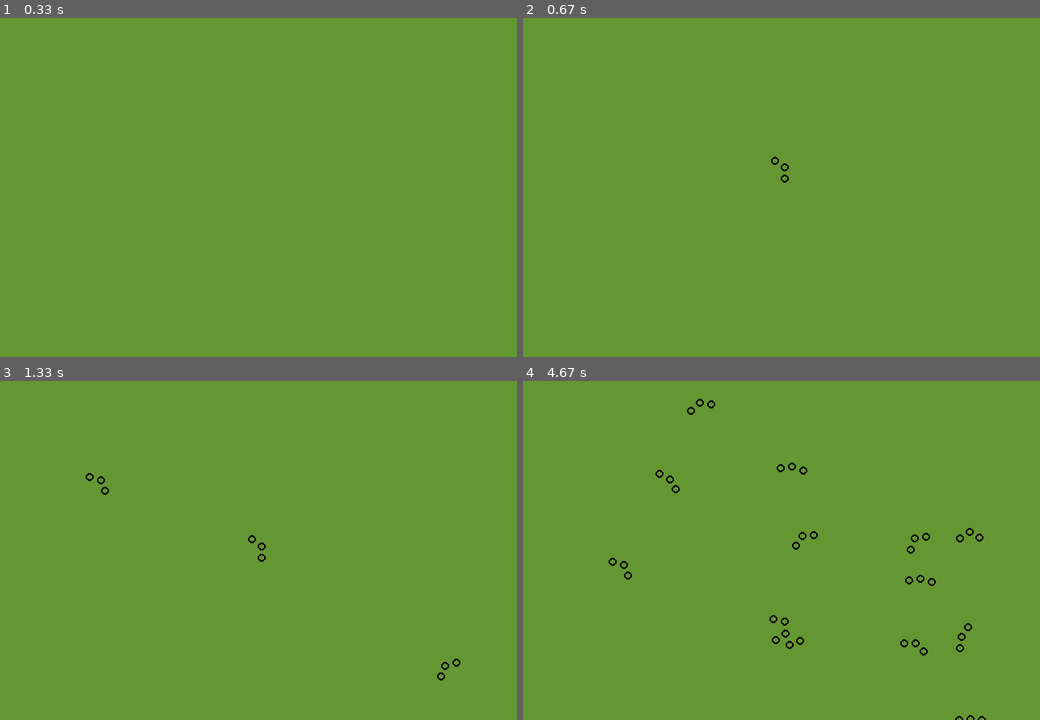
Above: before the commit, frames 1-4 (two rows, left to right).
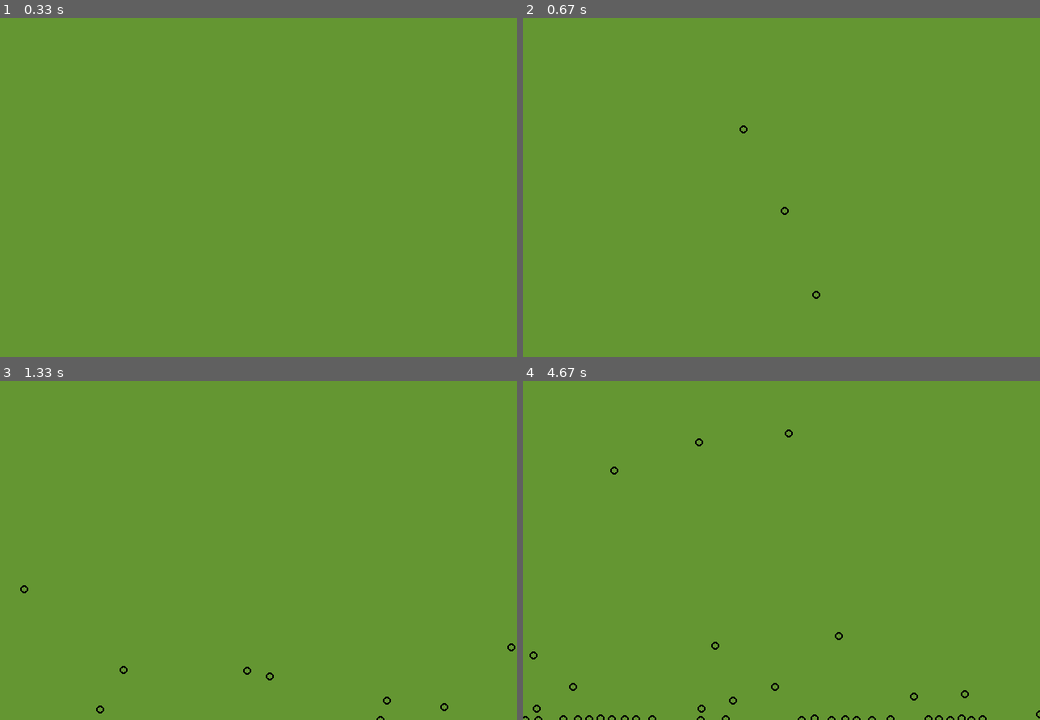
Above: after the commit, the same moments.

Repository: lukehackworth/pyparticle
Game: pygame game, started from pyparticle.py
Two runs of this game, one before a commit and one after it. Both use one fixed random seed, a clock stepped at 60 frames per second and the inputs below. The source is Python 2; it was converted automatically to run under Python 3.
Inputs (mouse positions are in pixels of both pictures, inside the frame that each line leads up to):
- Up to frame 1 (0.33 s): no input
- Up to frame 2 (0.67 s): click (781, 163) at 0.38 s
- Up to frame 3 (1.33 s): click (98, 469) at 0.72 s; click (449, 662) at 1.05 s
- Up to frame 4 (4.67 s): click (791, 397) at 1.38 s; click (786, 567) at 1.72 s; click (915, 587) at 2.05 s; click (915, 492) at 2.38 s; click (967, 496) at 2.72 s; click (962, 601) at 3.05 s; click (802, 509) at 3.38 s; click (667, 458) at 3.72 s; click (921, 567) at 4.05 s; click (698, 401) at 4.38 s

Frame 1 is identical in both runs. In frame 2, 0.1% of the frame differs, in the area x 41-58%, y 31-83%; in frame 3, 0.3%; in frame 4, 1.1%, in the area x 0-100%, y 5-100%.

Commit message:
Correct silly error on velocity calculation

Diff:
--- a/pyparticle.py
+++ b/pyparticle.py
@@ -53,8 +53,8 @@
                     part_a = j[0]
                     part_b = j[1]
 
-        part_a.x_vel = (part_a.x - part_a.prev_x)*.0002
-        part_a.y_vel = (part_a.y - part_a.prev_x)*.0002
+        part_a.x_vel = (part_a.x - part_a.prev_x)
+        part_a.y_vel = (part_a.y - part_a.prev_y)
         part_a.y_vel += 0.5
         part_a = outer_bounds_check(part_a)
         part_a.prev_x = part_a.x
